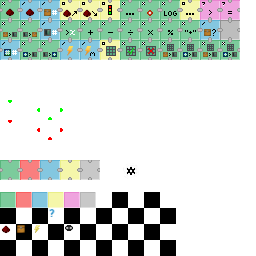
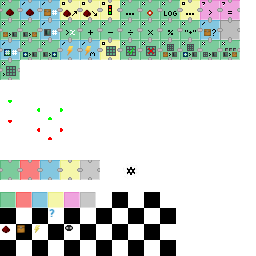
Revision of a layered 256×256 image; what changed, layer by layer:
painted on "icons.png" over [0,44,237,80]
